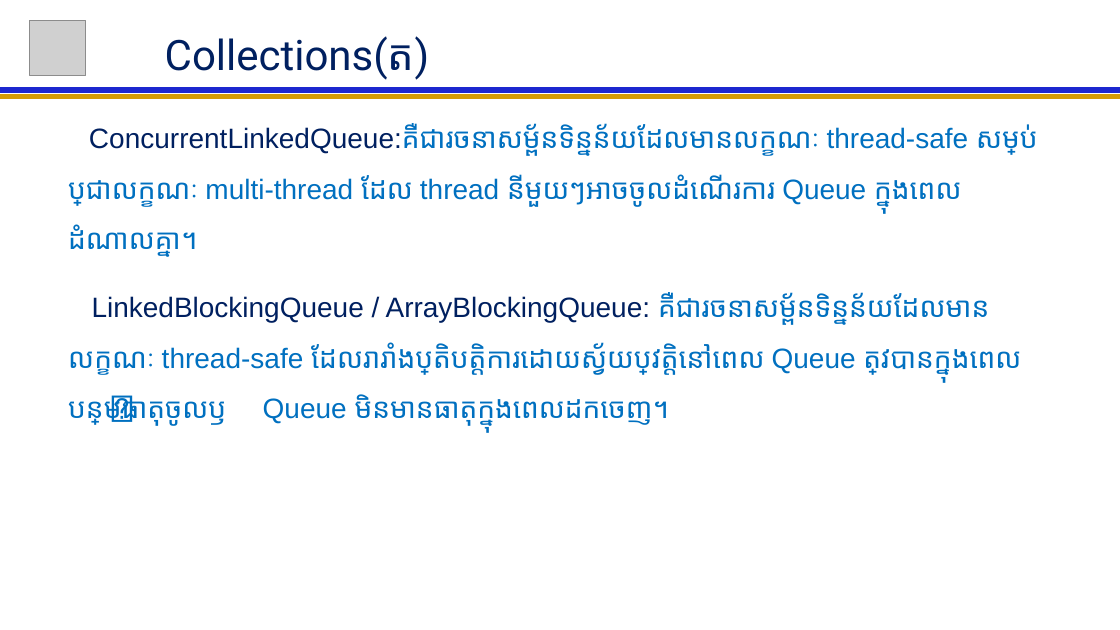
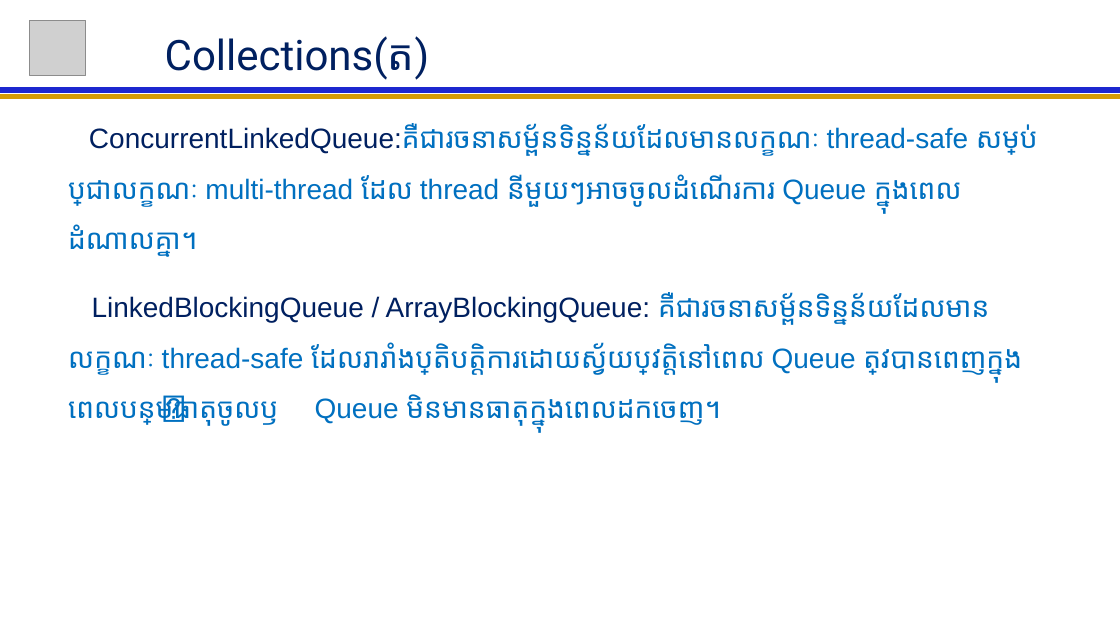
Before and after one commit to NGOUNCHHENGHY/ACLEDA-Java-For-Beginer, a slide deck: slide 59 of Java For Beginer Lession.pptx. Drawn at 1120x630 pixels with LibreOffice and Linux fonts; fonts in the diff are those of the drawing; grey boxes stand for pictures. Boxes give left, top, right and bottom in pixels: in the first picture for what was removed or moved away, otherwise in the second. Text is boxed around its words. In the diff, an @@ line names an element or a change of style, - is before the commit and + after.

```diff
--- a/Java For Beginer Lession.pptx
+++ b/Java For Beginer Lession.pptx
@@ subtitle at (68,292,1022,426): text changed @@
-LinkedBlockingQueue / ArrayBlockingQueue: គឺជារចនាសម្ព័នទិន្នន័យដែលមានលក្ខណៈ thread-safe ដែលរារាំងប្រតិបត្តិការដោយស្វ័យប្រវត្តិនៅពេល Queue ត្រូវបានក្នុងពេលបន្ថែមធាតុចូល ឫ Queue មិនមានធាតុក្នុងពេលដកចេញ។
+LinkedBlockingQueue / ArrayBlockingQueue: គឺជារចនាសម្ព័នទិន្នន័យដែលមានលក្ខណៈ thread-safe ដែលរារាំងប្រតិបត្តិការដោយស្វ័យប្រវត្តិនៅពេល Queue ត្រូវបានពេញក្នុងពេលបន្ថែមធាតុចូល ឫ Queue មិនមានធាតុក្នុងពេលដកចេញ។
```
Also in this commit, not shown: 4 other slides changed.
